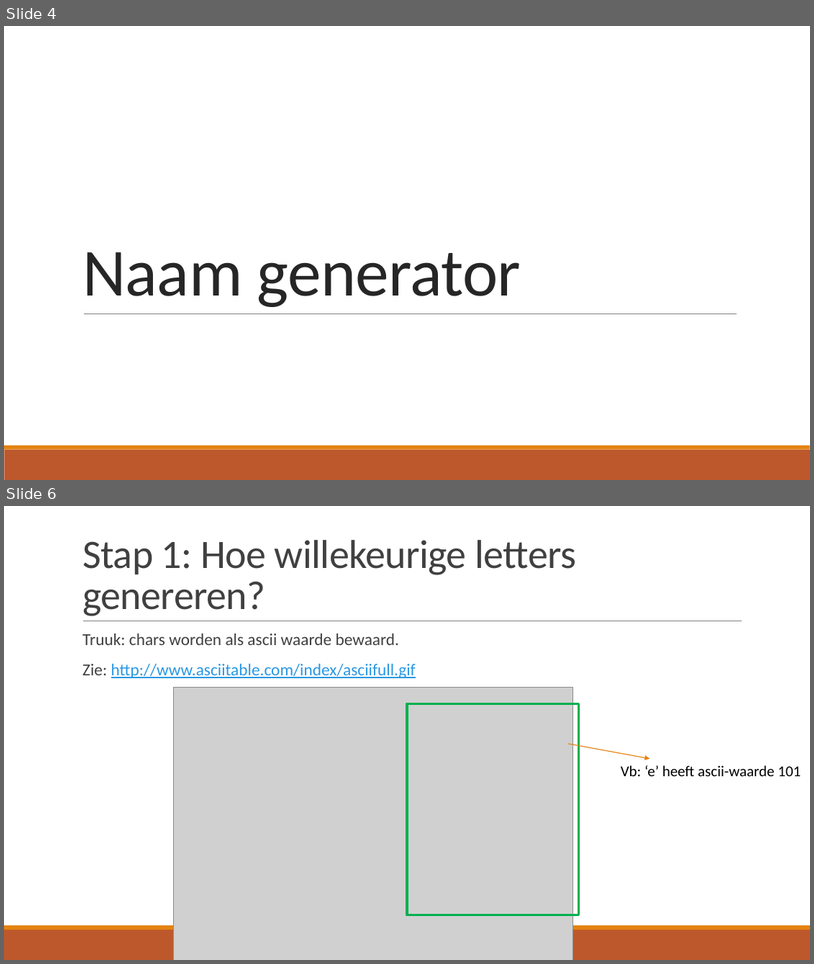
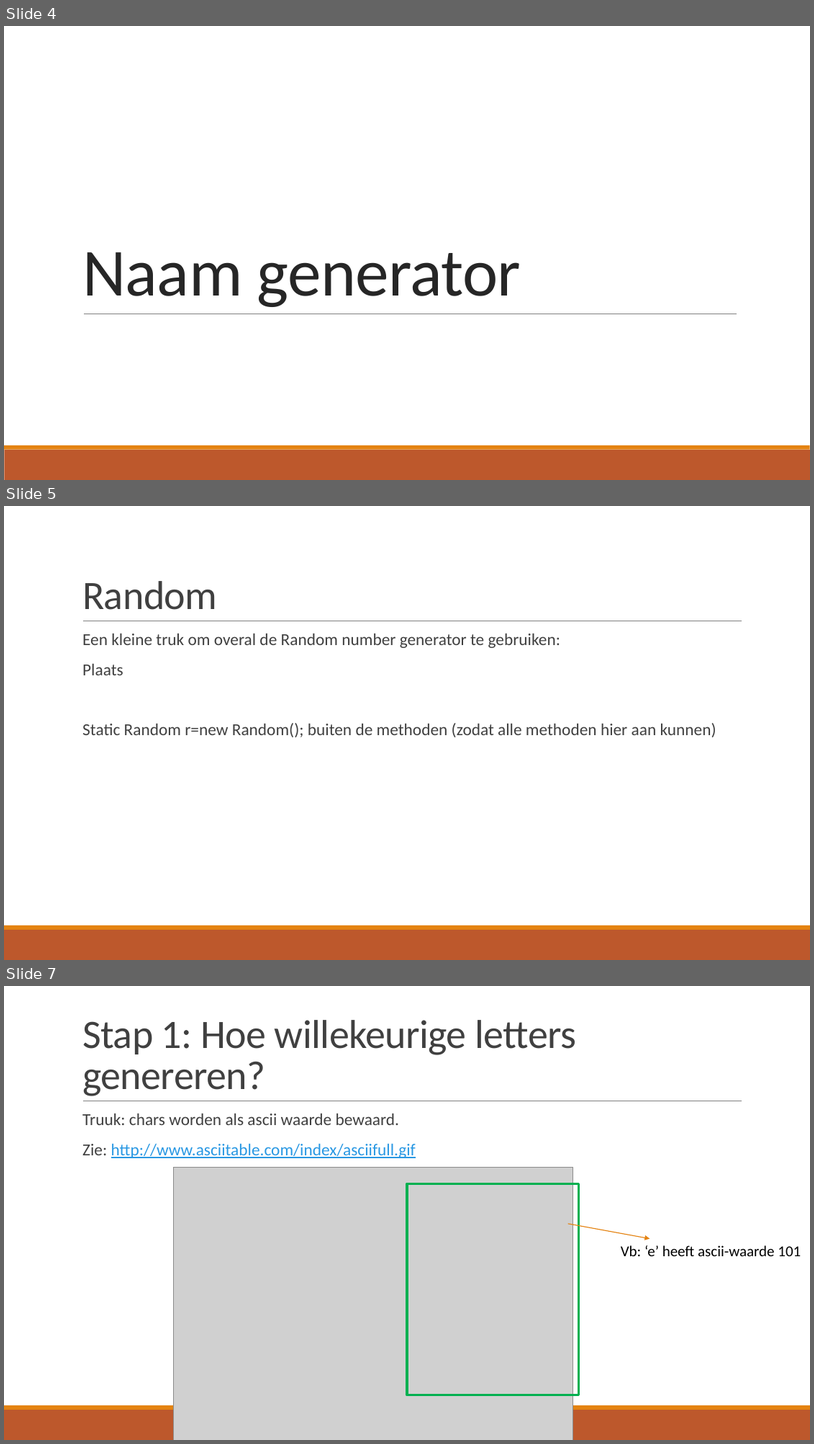
Before and after one commit to v-nys/cursusprogrammeren, a slide deck: _SLIDES/DEEL1/H6/6_Fun with methods.pptx. Shown one above the other, each under a label of ours: slides 4 and 6 before the commit, slides 4, 5 and 7 after it; the slides between them are not shown. The pictures are 814x964 and 814x1444 pixels, drawn with LibreOffice and Linux fonts; fonts in the diff are those of the drawing; grey boxes stand for pictures. Boxes give left, top, right and bottom in pixels: in the first picture for what was removed or moved away, otherwise in the second. Text is boxed around its words. In the diff, an @@ line names an element or a change of style, - is before the commit and + after.

Commit message:
static

```diff
--- a/_SLIDES/DEEL1/H6/6_Fun with methods.pptx
+++ b/_SLIDES/DEEL1/H6/6_Fun with methods.pptx
@@ slide 5 added at (x1=4, y1=506, x2=810, y2=960), background #FFFFFF; not listed: 3 template elements that a slide beside it also shows @@
@@ title added at (x1=82, y1=581, x2=217, y2=610), 48 pt, text #404040 @@
+Random
@@ text added at (x1=82, y1=633, x2=717, y2=737), 20 pt, text #404040 @@
+  Een kleine truk om overal de Random number generator te gebruiken:
+  Plaats
+  Static Random r=new Random(); buiten de methoden (zodat alle methoden hier aan kunnen)
@@ what was slide 6 is now slide 7 @@
```
Also in this commit, not shown: 1 slide changed, 2 other files.
